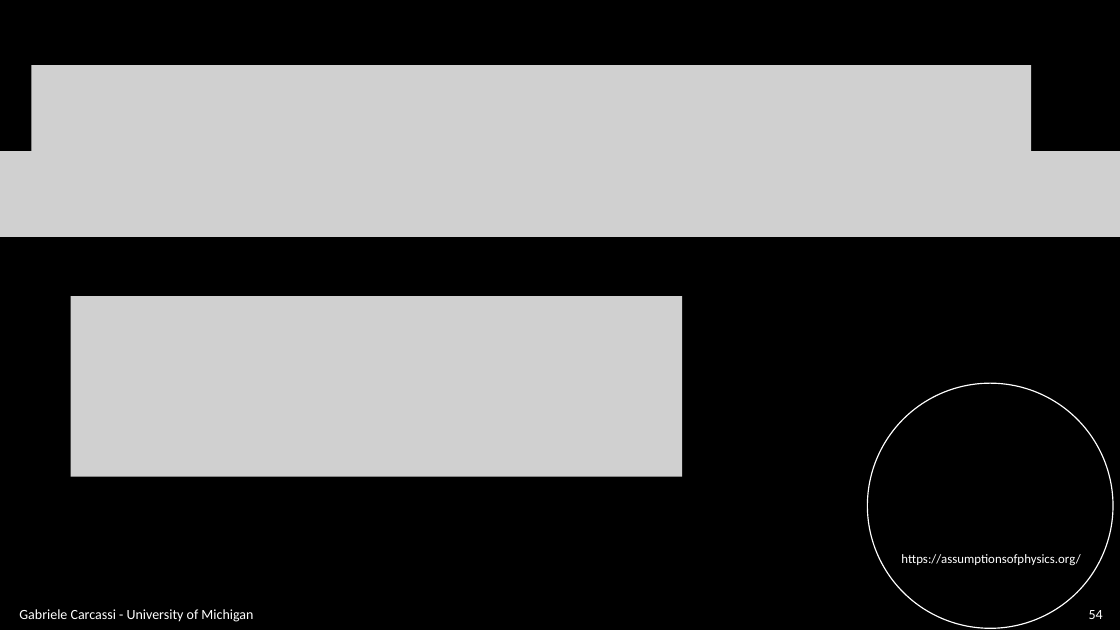
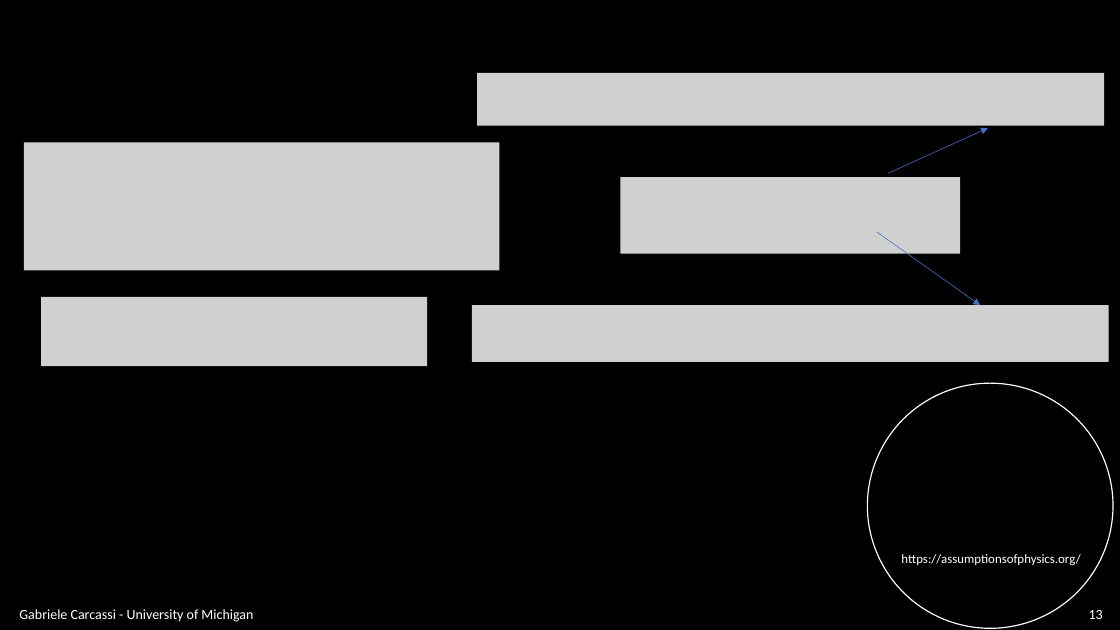
Before and after one commit to assumptionsofphysics/slides, a slide deck: slide 13 of BookCompanions-v2/RP-Class-4.pptx (slide 54 before the commit). Drawn at 1120x630 pixels with LibreOffice and Linux fonts; fonts in the diff are those of the drawing; grey boxes stand for pictures; background and template pictures are left out. Boxes give left, top, right and bottom in pixels: in the first picture for what was removed or moved away, otherwise in the second. Text is boxed around its words. In the diff, an @@ line names an element or a change of style, - is before the commit and + after.

```diff
--- a/BookCompanions-v2/RP-Class-4.pptx
+++ b/BookCompanions-v2/RP-Class-4.pptx
@@ picture removed at (x1=31, y1=65, x2=1031, y2=150) @@
@@ picture added at (x1=477, y1=73, x2=1105, y2=126) @@
@@ picture resized from (x1=0, y1=151, x2=1120, y2=237) to (x1=24, y1=142, x2=500, y2=270) @@
@@ arrow added from (888, 173) to (988, 128), #4472C4 0.5 pt @@
@@ picture added at (x1=621, y1=177, x2=961, y2=254) @@
@@ arrow added from (877, 232) to (981, 305), #4472C4 0.5 pt @@
@@ picture resized from (x1=71, y1=296, x2=682, y2=476) to (x1=41, y1=297, x2=428, y2=366) @@
@@ picture added at (x1=472, y1=305, x2=1109, y2=361) @@
@@ page number at (x1=1089, y1=610, x2=1103, y2=619): text changed @@
-54
+13
```
Also in this commit, not shown: 20 other slides changed, 18 slides added, 21 slides removed, 1 other file.
